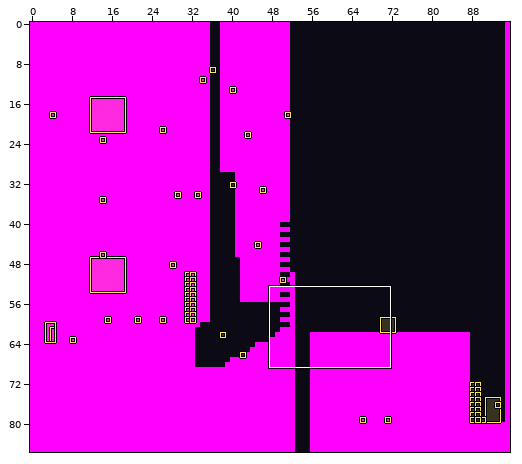
LDtk project: claude/assets/levels/awdjoo-1-3.ldtk. The first picture is a wide view before the edit; the outline marks the close-up.
Close-up. Before the commit:
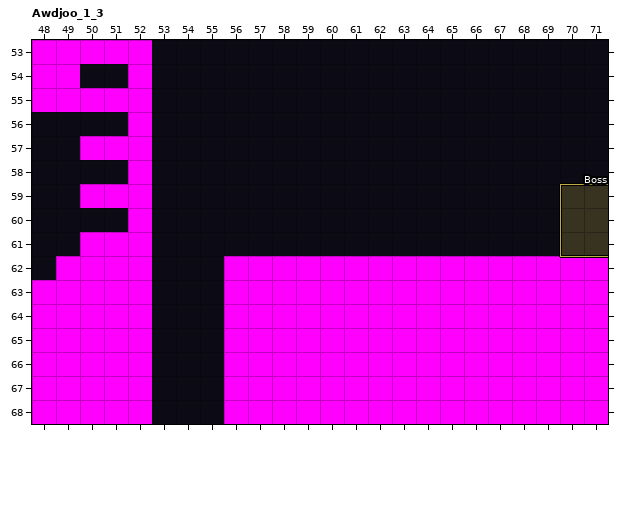
Cells are 16x16 px. Shown: Awdjoo_1_3 x 48..71, y 53..68. The commit also changed other parts of the map, which this record leaves out.
After the commit:
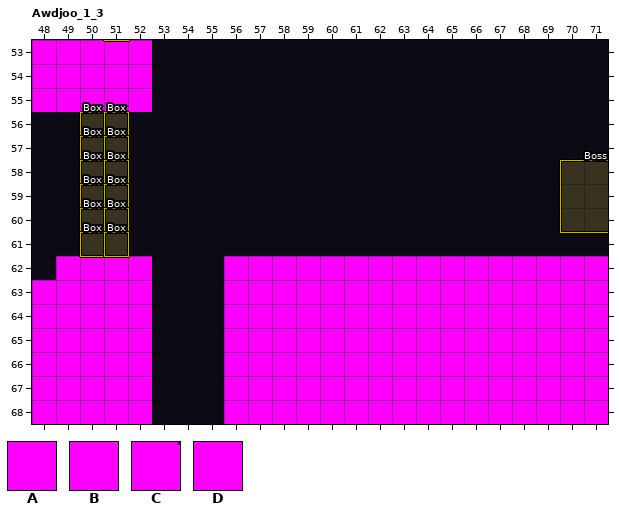
Key: from "Collision": A 1; from "Skin": B 2, C 3, D 9.
_ is an empty cell.
Objects are placed by their top-left corner, in cells (3,4 is the top-left corner of cell 3,4); size is 1x1 cell unless given.
Changes in this commit:
Layer "Entities":
changed: outside this view -> "Box" rectangle at 50,56
changed: outside this view -> "Box" rectangle at 50,57
changed: outside this view -> "Box" rectangle at 50,58
changed: outside this view -> "Box" rectangle at 50,59
changed: outside this view -> "Box" rectangle at 50,60
changed: outside this view -> "Box" rectangle at 50,61
changed: outside this view -> "Box" rectangle at 51,56
changed: outside this view -> "Box" rectangle at 51,57
changed: outside this view -> "Box" rectangle at 51,58
changed: outside this view -> "Box" rectangle at 51,59
changed: outside this view -> "Box" rectangle at 51,60
changed: outside this view -> "Box" rectangle at 51,61
added: "Boss" rectangle at 70,58 size 3x3
removed: "Boss" rectangle at 70,59 size 3x3
Layer "Skin":
y 53: x 51 C -> D
y 54: x 50..51 __ -> DD
y 55: x 50..51 CC -> DD
y 57: x 50..51 CC -> __
y 59: x 50..51 CC -> __
y 61: x 50..51 CC -> __
Layer "Collision":
y 53: x 51 B -> A
y 54: x 50..51 __ -> AA
y 55: x 50..51 BB -> AA
y 56: x 52 A -> _
y 57: x 50..52 BBA -> ___
y 58: x 52 A -> _
y 59: x 50..52 BBA -> ___
y 60: x 52 A -> _
y 61: x 50..52 BBA -> ___
